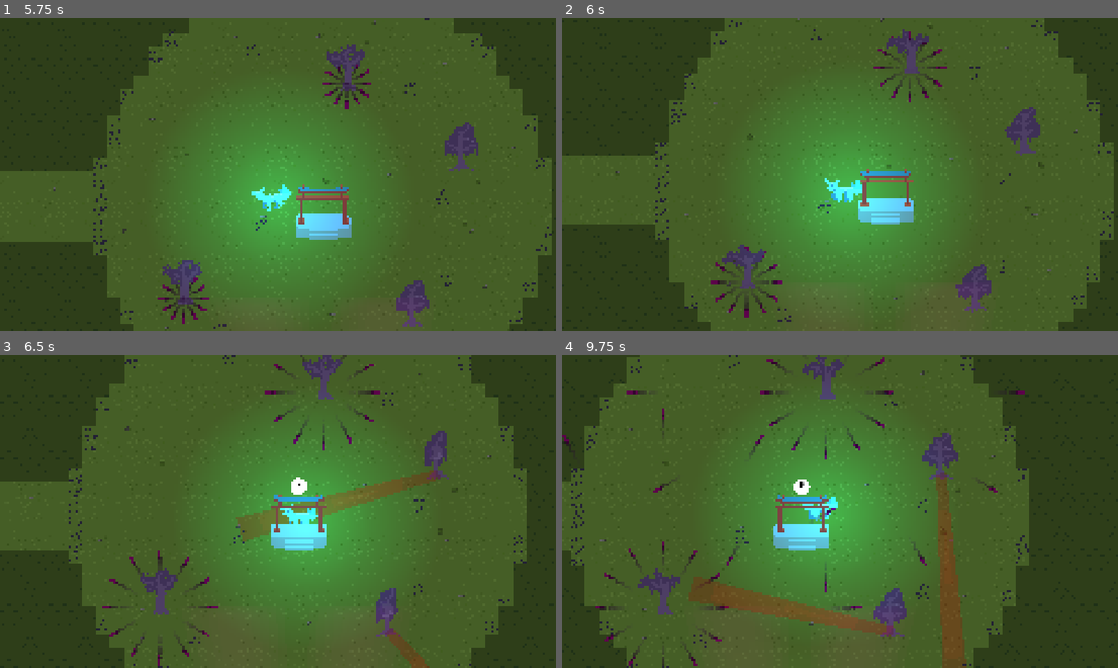
Above: before the commit, frames 1-4 (two rows, left to right).
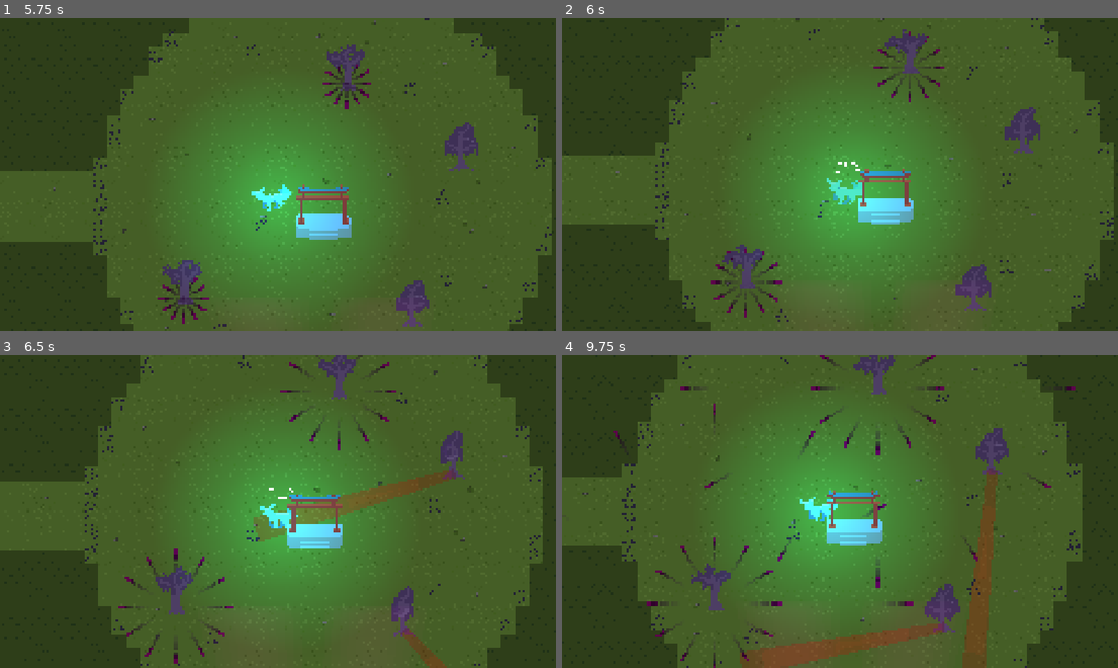
Above: after the commit, the same moments.

Repository: CplCanuck/mru-hacks-2026
Game: Godot game, scene res://assets/scenes/main.tscn
The game is run twice, just before and just after one commit, with the same random seed, the same clock (stepped at 60 frames per second) and the same inputs. The engine's default icon, where the game draws it, is replaced by a stand-in: a white triangle on a blue panel in a dark square.
Inputs (mouse positions are in pixels of both pictures, inside the frame that each line leads up to):
- Up to frame 1 (5.75 s): move the mouse to (400, 158) at 0.52 s; hold D (right) 0.53-1.28 s; tap U (Demo God Mode) at 0.6, 3.6 s; move the mouse to (166, 190) at 1.27 s; hold S (down) 1.28-2.03 s; click (166, 190) at 1.35 s; move the mouse to (333, 105) at 2.02 s; hold D (right) 2.03-2.78 s; tap F (interact) at 2.1, 5.1 s; move the mouse to (250, 237) at 2.77 s; hold W (up) 2.78-3.53 s; tap ` (test, bound only after the commit) at 2.85 s; move the mouse to (444, 221) at 3.52 s; hold A (left) 3.53-5.03 s; move the mouse to (111, 127) at 4.27 s; click (111, 127) at 4.35 s; move the mouse to (305, 174) at 5.02 s; hold S (down) from 5.03 s (still down)
- Up to frame 2 (6 s): move the mouse to (756, 96) at 5.77 s; release S (down) at 5.78 s; hold D (right) from 5.78 s (still down); tap ` (test, bound only after the commit) at 5.85 s
- Up to frame 3 (6.5 s): keep holding D (right)
- Up to frame 4 (9.75 s): move the mouse to (962, 495) at 6.52 s; release D (right) at 6.53 s; hold W (up) 6.53-7.28 s; tap U (Demo God Mode) at 6.6, 9.6 s; move the mouse to (728, 527) at 7.27 s; hold D (right) 7.28-8.03 s; click (728, 527) at 7.35 s; move the mouse to (895, 442) at 8.02 s; hold S (down) 8.03-8.78 s; tap F (interact) at 8.1 s; move the mouse to (812, 574) at 8.77 s; hold A (left) 8.78-9.53 s; tap ` (test, bound only after the commit) at 8.85 s; move the mouse to (1006, 558) at 9.52 s; hold W (up) from 9.53 s (still down)

Frame 1 is identical in both runs. In frame 2, 2.7% of the frame differs, in the area x 5-100%, y 0-98%; in frame 3, 13%; in frame 4, 31%, in the area x 0-94%, y 0-100%.

Commit message:
Update Keybind

Diff:
--- a/project.godot
+++ b/project.godot
@@ -68,7 +68,7 @@
 }
 test={
 "deadzone": 0.2,
-"events": [Object(InputEventKey,"resource_local_to_scene":fa …(140 unchanged characters)… d":false,"keycode":0,"physical_keycode":82,"key_label":0,"unicode":114,"location":0,"echo":false,"script":null)
+"events": [Object(InputEventKey,"resource_local_to_scene":fa …(140 unchanged characters)… d":false,"keycode":0,"physical_keycode":96,"key_label":0,"unicode":96,"location":0,"echo":false,"script":null)
 ]
 }
 "Demo God Mode"={
